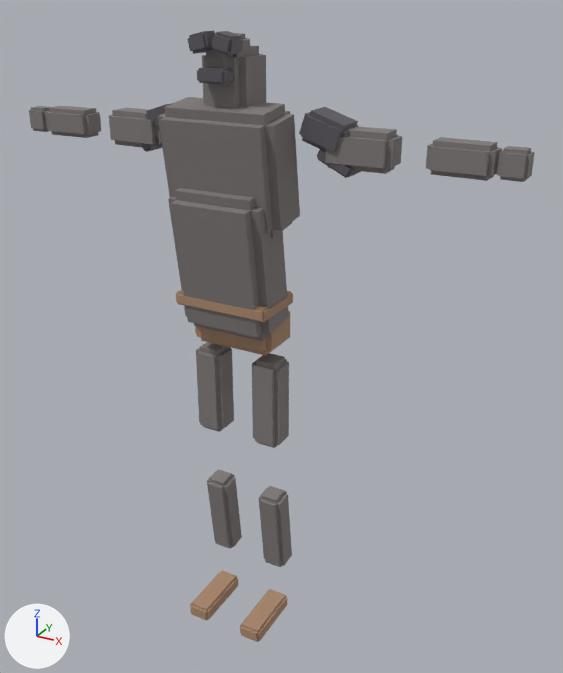
The glTF model assets/characters/enemies/SK_RaiderBlack.glb: old version first, new version second.
Camera for both pictures: a 50 mm lens placed at (1.136, -1.775, 1.96), pointed at (0.101, 0.105, 1.02). Lighting does not change. The marker at lower left points along +X, +Y and +Z. The picture after the commit comes second. Vertices at exactly the same position are counted once.

The scene before the commit, as lines of its bpy script (objects in view):
```python
me_raiderblack_cloth = bpy.data.meshes.new('RaiderBlack_Cloth')
me_raiderblack_cloth.from_pydata(...)  # 128 vertices, 240 faces; spans x -0.149..0.149, y -0.115..0.123, z 0.013..1.176
me_raiderblack_cloth.materials.append(mat_mat_raiderblack_cloth)  # beige #ab896e
me_raiderblack_hard = bpy.data.meshes.new('RaiderBlack_Hard')
me_raiderblack_hard.from_pydata(...)  # 224 vertices, 420 faces; spans x -0.331..0.344, y -0.081..0.126, z 1.533..1.876
me_raiderblack_hard.materials.append(mat_mat_raiderblack_hard)  # dark grey #605d63
me_raiderblack_skin = bpy.data.meshes.new('RaiderBlack_Skin')
me_raiderblack_skin.from_pydata(...)  # 448 vertices, 840 faces; spans x -0.77..0.77, y -0.12..0.13, z 0.2..1.87
me_raiderblack_skin.materials.append(mat_mat_raiderblack_skin)  # grey #807a79
ob_raiderblack_cloth = bpy.data.objects.new('RaiderBlack_Cloth', me_raiderblack_cloth)
ob_raiderblack_cloth.location = (0.0, 0.0, 0.0)
ob_raiderblack_hard = bpy.data.objects.new('RaiderBlack_Hard', me_raiderblack_hard)
ob_raiderblack_hard.location = (0.0, 0.0, 0.0)
ob_raiderblack_skin = bpy.data.objects.new('RaiderBlack_Skin', me_raiderblack_skin)
ob_raiderblack_skin.location = (0.0, 0.0, 0.0)
```
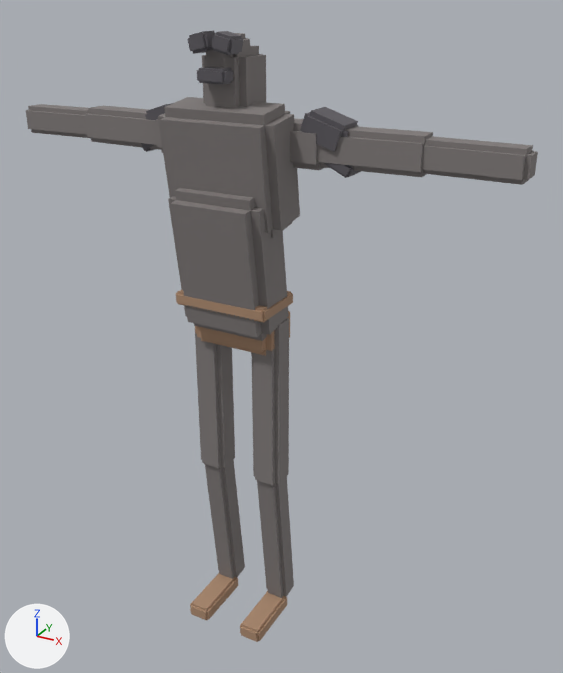
Location of each change, [x1, y1, x2, y2] in pixels of the pictures (563 x 673 px; the box of a moved part takes in the faces that stretch with it):
'RaiderBlack_Skin', reshaped: before [29, 33, 535, 567]; after [26, 33, 538, 598]
part 1 of me_raiderblack_skin, moved or reshaped: before [325, 126, 402, 174]; after [290, 118, 324, 170]
part 2 of me_raiderblack_skin, moved or reshaped: before [252, 353, 289, 448]; after [251, 318, 289, 487]
part 3 of me_raiderblack_skin, moved or reshaped: before [259, 486, 292, 567]; after [257, 476, 294, 598]
part 4 of me_raiderblack_skin, moved or reshaped (mostly hidden afterwards): before [109, 108, 162, 149]; after [156, 119, 163, 153]
part 5 of me_raiderblack_skin, moved or reshaped: before [196, 342, 234, 432]; after [195, 333, 235, 470]
part 6 of me_raiderblack_skin, moved or reshaped: before [207, 469, 242, 549]; after [205, 459, 245, 579]
part 7 of me_raiderblack_skin, moved or reshaped: before [426, 137, 502, 181]; after [317, 126, 538, 185]
part 8 of me_raiderblack_skin, moved or reshaped: before [46, 106, 101, 138]; after [26, 104, 161, 150]

The edits, one by one:
me_raiderblack_skin is used by ob_raiderblack_skin; location (0.0, 0.0, 0.0).
me_raiderblack_skin had 448 vertices, 840 faces and spanned x -0.77..0.77, y -0.12..0.13, z 0.2..1.87.
me_raiderblack_skin now has 512 vertices, 960 faces and spans x -0.78..0.78, y -0.12..0.14, z 0.05..1.87.
me_raiderblack_skin part 1: the loose piece of 32 vertices spanning x 0.25..0.44, y 0.02..0.13, z 1.55..1.65 is multiplied about its middle by the matrix ((1.809, 0.055, 0.0), (-0.035, 1.149, 0.0), (0.0, 0.0, 1.15)), then moved by (-0.24, 0.0, 0.0).
me_raiderblack_skin part 2: the loose piece of 32 vertices spanning x 0.05..0.15, y -0.01..0.09, z 0.69..0.97 is scaled about its middle by (1, 1, 2.08).
me_raiderblack_skin part 3: the loose piece of 32 vertices spanning x 0.06..0.14, y 0.01..0.12, z 0.2..0.49 is multiplied about its middle by the matrix ((1.0, 0.0, 0.0), (0.0, 1.013, -0.119), (0.0, -0.119, 2.054)).
me_raiderblack_skin part 4: the loose piece of 32 vertices spanning x -0.44..-0.25, y 0.02..0.13, z 1.55..1.65 is multiplied about its middle by the matrix ((1.809, -0.055, 0.0), (0.035, 1.149, 0.0), (0.0, 0.0, 1.15)), then moved by (0.24, 0.0, 0.0).
me_raiderblack_skin part 5: the loose piece of 32 vertices spanning x -0.15..-0.05, y -0.01..0.09, z 0.69..0.97 is scaled about its middle by (1, 1, 2.08).
me_raiderblack_skin part 6: the loose piece of 32 vertices spanning x -0.14..-0.06, y 0.01..0.12, z 0.2..0.49 is multiplied about its middle by the matrix ((1.0, 0.0, 0.0), (0.0, 1.013, -0.119), (0.0, -0.119, 2.054)).
me_raiderblack_skin part 7: 5 vertices moved from x 0.54, y 0.05..0.12, z 1.57..1.63 to x 0.52..0.54, y 0.05..0.12, z 1.57..1.63; 27 vertices removed from x 0.53..0.69, y 0.03..0.11, z 1.56..1.64; 59 vertices added at x 0.16..0.78, y 0.02..0.13, z 1.55..1.65.
me_raiderblack_skin part 8: 5 vertices moved from x -0.54, y 0.05..0.12, z 1.57..1.63 to x -0.54..-0.52, y 0.05..0.12, z 1.57..1.63; 27 vertices removed from x -0.69..-0.53, y 0.03..0.11, z 1.56..1.64; 59 vertices added at x -0.78..-0.16, y 0.02..0.13, z 1.55..1.65.
